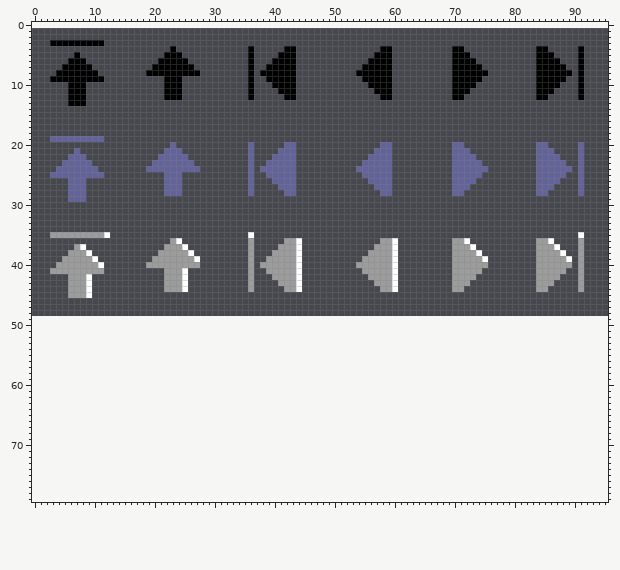
Two versions of one sprite sheet, skin/classic/linktoolbar/btn1/buttons.png. The first picture shows the starting point.
The file is 96x48 pixels. The old version is drawn lined up with the new one, on the new canvas.
After the commit:
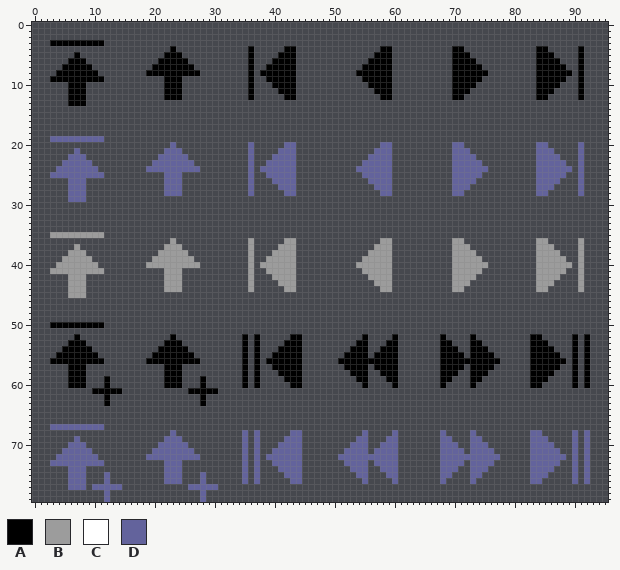
Palette (. is transparent): A #000000  B #9c9c9c  C #ffffff  D #63639c
Changes in this commit:
canvas 96x48 -> 96x80, the old top-left corner now at 0,1
Changed rows in their new state; - is an unchanged pixel.
first column x 8:
35 ----.-----------------------.------------------------------------------------------.
36 ----------------.-------------------.---------------.-----------.-------------.-----
37 .----------------.------------------.---------------.------------.-------------.----
38 -.----------------.-----------------.---------------.-------------.-------------.---
39 --.----------------.----------------.---------------.--------------.-------------.--
40 ---.--------------------------------.---------------.-------------------------------
41 -----------------.------------------.---------------.-------------------------------
42 -.---------------.------------------.---------------.-------------------------------
43 -.---------------.------------------.---------------.-------------------------------
44 -.---------------.------------------.---------------.-------------------------------
45 -.----------------------------------------------------------------------------------
first column x 3:
50 AAAAAAAAA---------------------------------------------------------------------------------
52 ----A---------------A-----------A-A-----AA----------A----A-------A----A---------AA-----A-A
53 ---AAA-------------AAA----------A-A----AAA---------AA---AA-------AA---AA--------AAA----A-A
54 --AAAAA-----------AAAAA---------A-A---AAAA--------AAA--AAA-------AAA--AAA-------AAAA---A-A
55 -AAAAAAA---------AAAAAAA--------A-A--AAAAA-------AAAA-AAAA-------AAAA-AAAA------AAAAA--A-A
56 AAAAAAAAA-------AAAAAAAAA-------A-A-AAAAAA------AAAAAAAAAA-------AAAAAAAAAA-----AAAAAA-A-A
57 ---AAA-------------AAA----------A-A--AAAAA-------AAAA-AAAA-------AAAA-AAAA------AAAAA--A-A
58 ---AAA-------------AAA----------A-A---AAAA--------AAA--AAA-------AAA--AAA-------AAAA---A-A
59 ---AAA---A---------AAA---A------A-A----AAA---------AA---AA-------AA---AA--------AAA----A-A
60 ---AAA---A---------AAA---A------A-A-----AA----------A----A-------A----A---------AA-----A-A
61 -------AAAAA-----------AAAAA--------------------------------------------------------------
62 ---------A---------------A----------------------------------------------------------------
63 ---------A---------------A----------------------------------------------------------------
first column x 3:
67 DDDDDDDDD---------------------------------------------------------------------------------
68 --------------------D-----------D-D-----DD----------D----D-------D----D---------DD-----D-D
69 ----D--------------DDD----------D-D----DDD---------DD---DD-------DD---DD--------DDD----D-D
70 ---DDD------------DDDDD---------D-D---DDDD--------DDD--DDD-------DDD--DDD-------DDDD---D-D
71 --DDDDD----------DDDDDDD--------D-D--DDDDD-------DDDD-DDDD-------DDDD-DDDD------DDDDD--D-D
72 -DDDDDDD--------DDDDDDDDD-------D-D-DDDDDD------DDDDDDDDDD-------DDDDDDDDDD-----DDDDDD-D-D
73 DDDDDDDDD----------DDD----------D-D--DDDDD-------DDDD-DDDD-------DDDD-DDDD------DDDDD--D-D
74 ---DDD-------------DDD----------D-D---DDDD--------DDD--DDD-------DDD--DDD-------DDDD---D-D
75 ---DDD---D---------DDD---D------D-D----DDD---------DD---DD-------DD---DD--------DDD----D-D
76 ---DDD---D---------DDD---D------D-D-----DD----------D----D-------D----D---------DD-----D-D
77 ---DDD-DDDDD-----------DDDDD--------------------------------------------------------------
78 ---------D---------------D----------------------------------------------------------------
79 ---------D---------------D----------------------------------------------------------------
